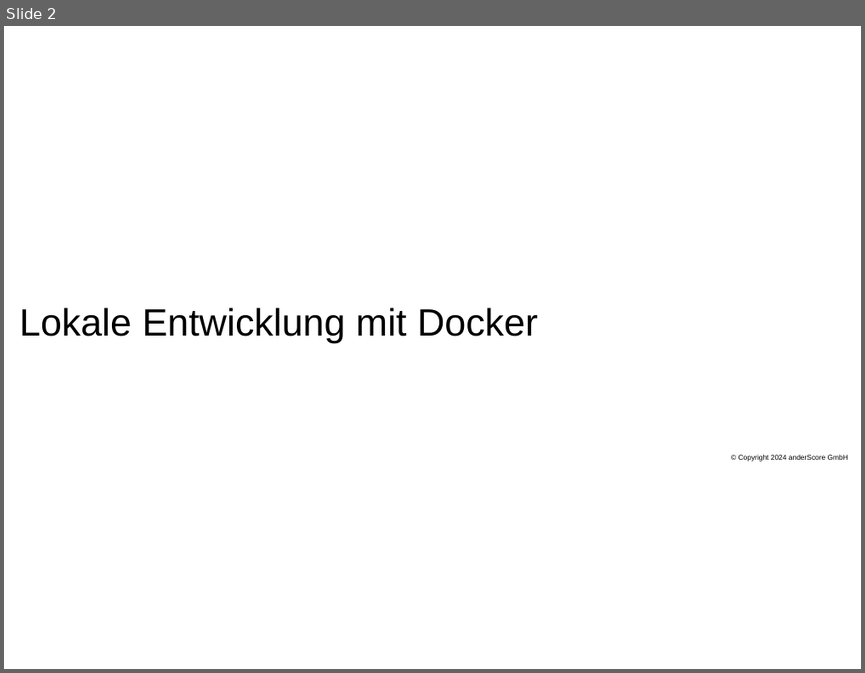
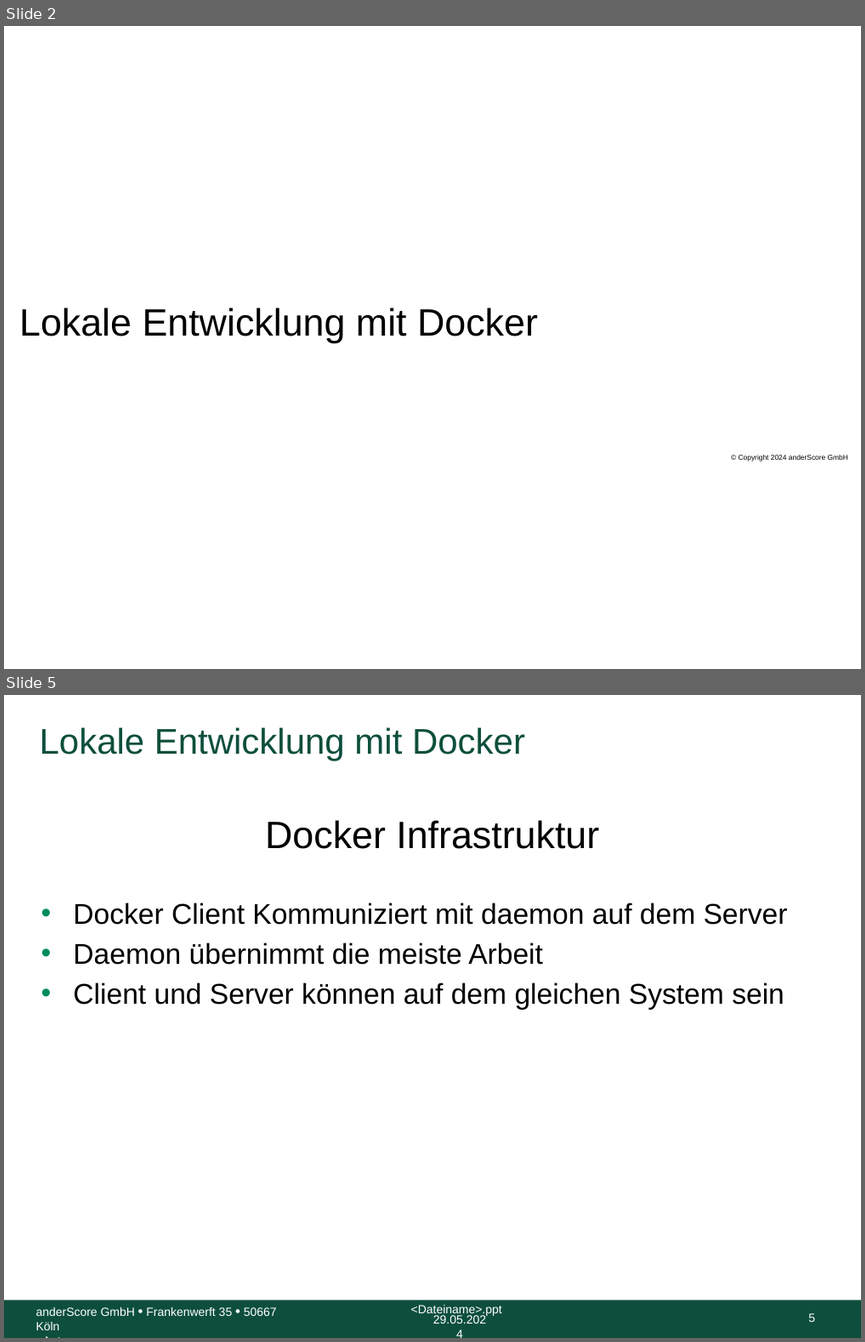
Before and after one commit to anderscore-gmbh/gitlab, a slide deck: slides/Tag-3_1-Docker.pptx. Shown one above the other, each under a label of ours: slide 2 before the commit, slides 2 and 5 after it; the slides between them are not shown. The pictures are 865x673 and 865x1342 pixels, drawn with LibreOffice and Linux fonts; fonts in the diff are those of the drawing; background and template pictures are left out. Boxes give left, top, right and bottom in pixels: in the first picture for what was removed or moved away, otherwise in the second. Text is boxed around its words. In the diff, an @@ line names an element or a change of style, - is before the commit and + after.

Commit message:
Docker Generelle Infrastruktur Basis Deployment Strategien

```diff
--- a/slides/Tag-3_1-Docker.pptx
+++ b/slides/Tag-3_1-Docker.pptx
@@ slide 5 added at (4, 695, 861, 1338), background #FFFFFF @@
@@ title added at (40, 727, 525, 760), 30 pt, text #0D4F3C @@
+Lokale Entwicklung mit Docker
@@ text added at (265, 820, 599, 849), 32 pt, text #000000 @@
+Docker Infrastruktur
@@ text added at (73, 902, 788, 1009), 24 pt, text #000000 @@
+• Docker Client Kommuniziert mit daemon auf dem Server
+• Daemon übernimmt die meiste Arbeit
+• Client und Server können auf dem gleichen System sein
@@ rectangle added at (4, 1300, 861, 1338), fill #0D4F3C @@
@@ text added at (411, 1304, 502, 1315), 10 pt, text #FFFFFF @@
+<Dateiname>.ppt
@@ text added at (36, 1307, 277, 1330), 10 pt, text #FFFFFF @@
+anderScore GmbH • Frankenwerft 35 • 50667 Köln
+<Autor>
@@ text added at (433, 1315, 486, 1323), 10 pt, text #FFFFFF @@
+29.05.2024
@@ page number added at (808, 1313, 815, 1321), 10 pt, text #FFFFFF @@
+5
```
Also in this commit, not shown: 13 slides changed, 2 other slides added, 1 other file.
